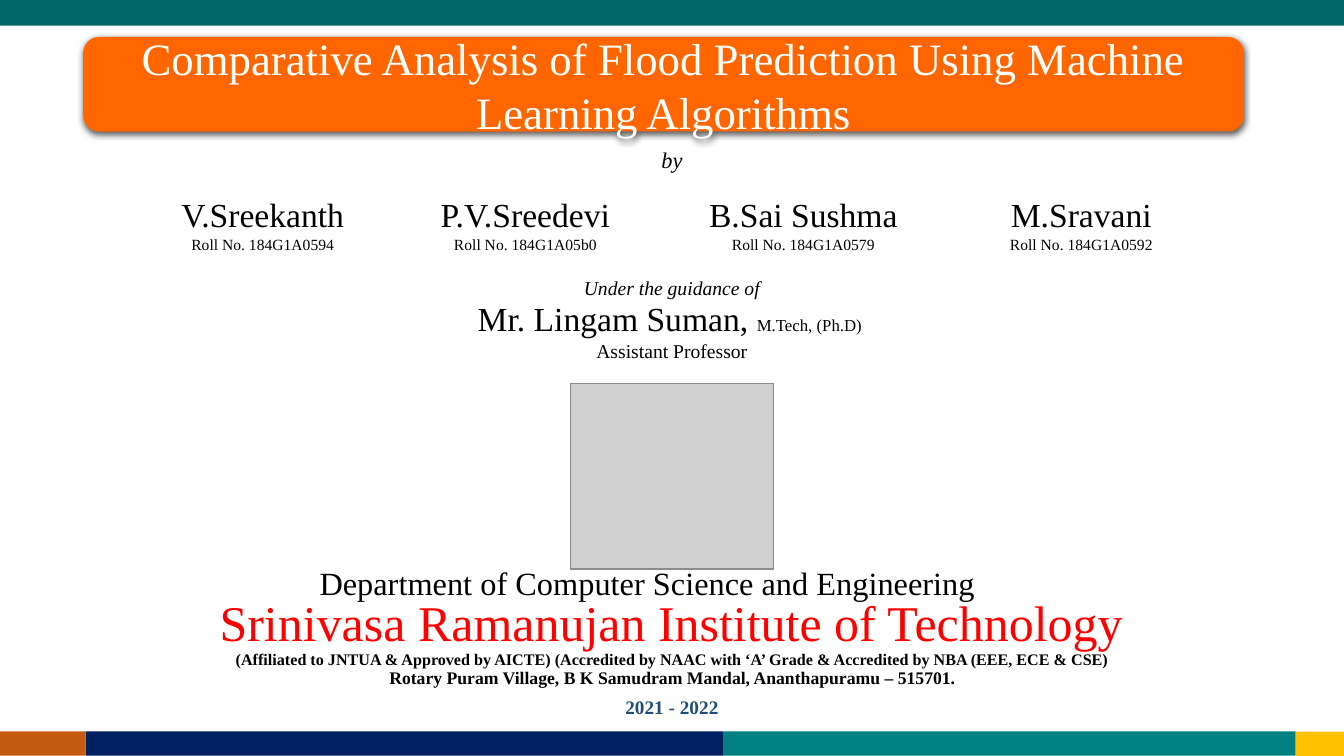
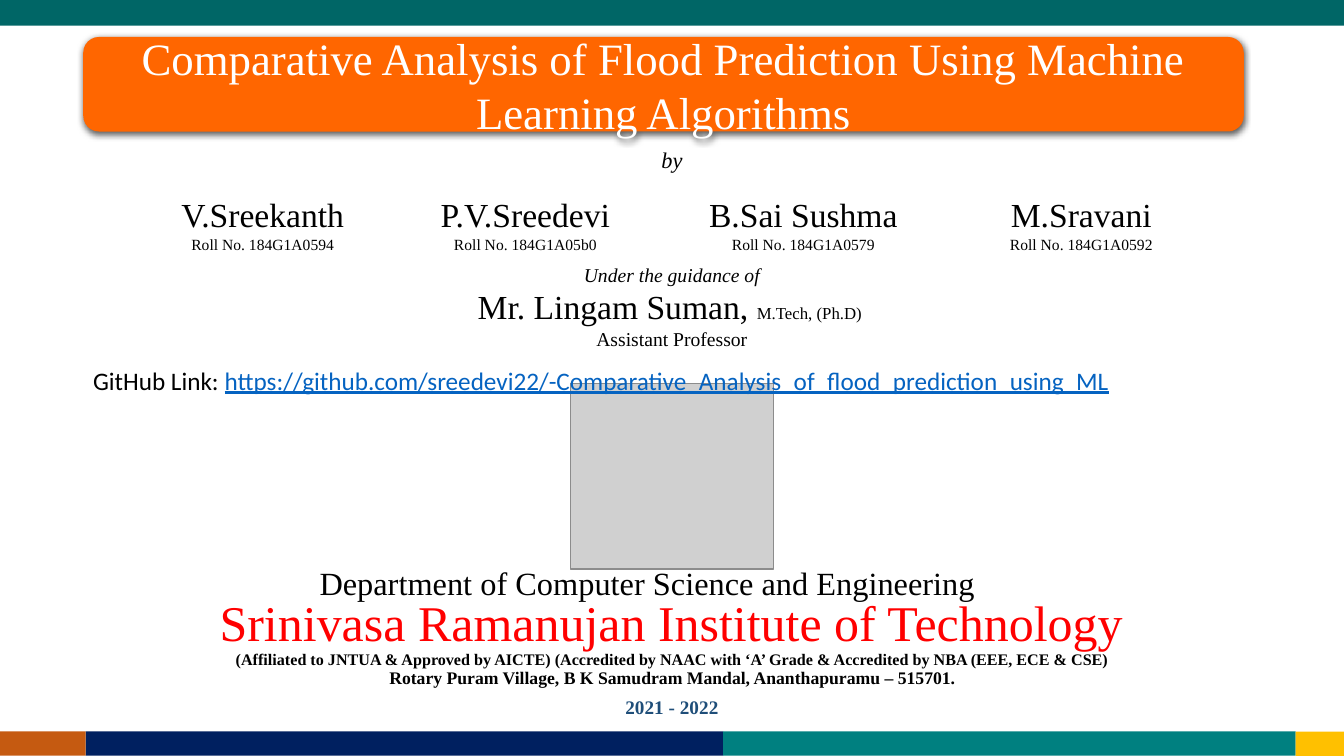
Before and after one commit to sreedevi22/-Comparative_Analysis_of_flood_prediction_using_ML, a slide deck: slide 1 of documents/B-14_FINAL.pptx. Drawn at 1344x756 pixels with LibreOffice and Linux fonts; fonts in the diff are those of the drawing; grey boxes stand for pictures. Boxes give left, top, right and bottom in pixels: in the first picture for what was removed or moved away, otherwise in the second. Text is boxed around its words. In the diff, an @@ line names an element or a change of style, - is before the commit and + after.

Commit message:
Added github link in ppt

```diff
--- a/documents/B-14_FINAL.pptx
+++ b/documents/B-14_FINAL.pptx
@@ text "Under the guidance of": place and size @@
-text "Under the guidance of" at box(478, 281, 862, 359)
+text "Under the guidance of" at box(478, 268, 862, 347)
@@ text added at box(93, 372, 1109, 396), 18 pt, text #0563C1, underline @@
+GitHub Link: https://github.com/sreedevi22/-Comparative_Analysis_of_flood_prediction_using_ML
```
